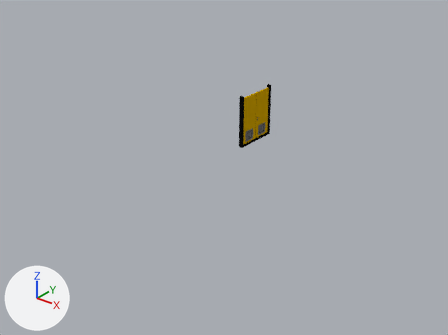
The Blender file zUMHbies_blender/DoorBathroom/DoorBathroom.blend: old version first, new version second.
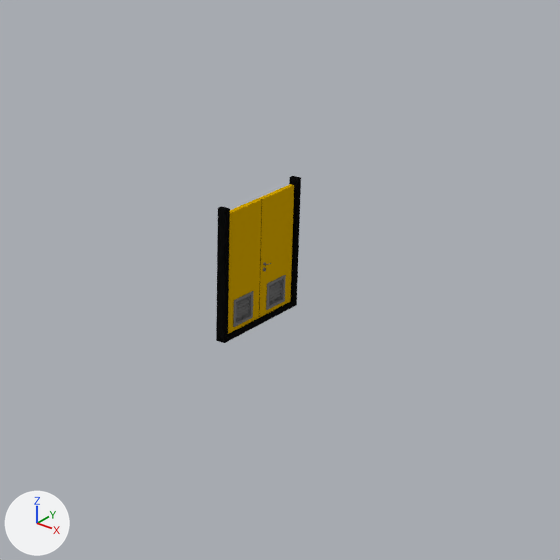
Old and new are each drawn whole from a camera (50 mm lens) standing at (22.9, -34.3, 17.2) and looking at (-0.8, -4.5, -1.3) and again close up on the part from 35% to 83% of the width and 5% to 69% of the height. Arrows for +X, +Y and +Z are at lower left; the lights stay in place.

In view in the first close-up: 'MainDoor', 'Marco', 'SecDoor'.
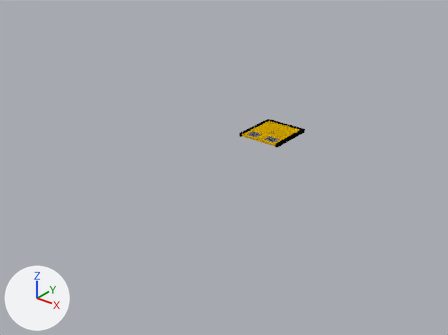
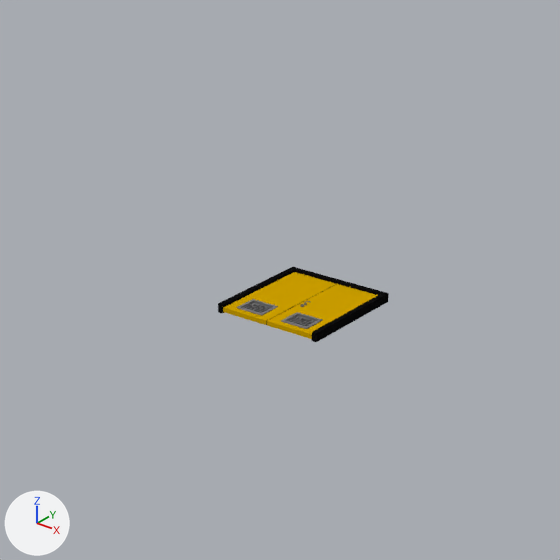
The change, as JSON lines over the scene's bpy script:
```json
{"block": "me_cube", "where": "me_cube.from_pydata(...)  # 20 vertices, 10 faces; spans x -10.4..8.0, y -11.4..7.0, z -1.8..1.8"}
{"block": "me_cube", "where": "# used by ob_marco; location = (-0.45, -1.56, 1.69)"}
{"block": "me_cube", "change": "me_cube part 1: the whole mesh is multiplied about its middle by the matrix ((0.0, -0.973, 0.0), (0.0, 0.0, -0.973), (0.973, 0.0, 0.0)), then moved by (3.2, 2.3, -1.2)"}
{"block": "me_plane_010", "where": "me_plane_010.from_pydata(...)  # 768 vertices, 110 faces, 6 loose edges; spans x -0.12..0.49, y -0.72..0.72, z -0.83..2.56"}
{"block": "me_plane_010", "where": "# used by ob_maindoor; location = (-0.45, -0.86, 0.78)"}
{"block": "me_plane_010", "change": "me_plane_010 part 2: the whole mesh is multiplied about its middle by the matrix ((0.0, 1.0, 0.0), (0.0, 0.0, 1.0), (1.0, 0.0, 0.0)), then moved by (0.42, 0.09, -0.73)"}
{"block": "me_plane_012", "where": "me_plane_012.from_pydata(...)  # 728 vertices, 84 faces; spans x -0.09..0.49, y -0.72..0.74, z -0.83..2.56"}
{"block": "me_plane_012", "where": "# used by ob_secdoor; location = (-0.45, -2.32, 0.78)"}
{"block": "me_plane_012", "change": "me_plane_012 part 3: the whole mesh is multiplied about its middle by the matrix ((0.0, 1.0, 0.0), (0.0, 0.0, 1.0), (1.0, 0.0, 0.0)), then moved by (-1.04, 0.08, -0.72)"}
{"op": "set", "path": "ob_marco.location", "old": "(-0.45, -1.56, 1.69)", "new": "(0.0, 0.0, 0.0)"}
{"op": "set", "path": "ob_maindoor.location", "old": "(-0.45, -0.86, 0.78)", "new": "(0.0, 0.0, 0.0)"}
{"op": "set", "path": "ob_secdoor.location", "old": "(-0.45, -2.32, 0.78)", "new": "(0.0, 0.0, 0.0)"}
```

Location of each change, (x1, y1, x2, y2) in pixels of the close-ups (560 x 560 px):
```json
{"object": "MainDoor", "change": "reshaped, moved", "before": [259, 184, 294, 318], "after": [267, 284, 378, 339]}
{"object": "SecDoor", "change": "reshaped, moved", "before": [228, 198, 262, 334], "after": [223, 272, 336, 325]}
{"object": "Marco", "change": "reshaped, moved", "before": [216, 176, 301, 343], "after": [218, 267, 389, 342]}
```
